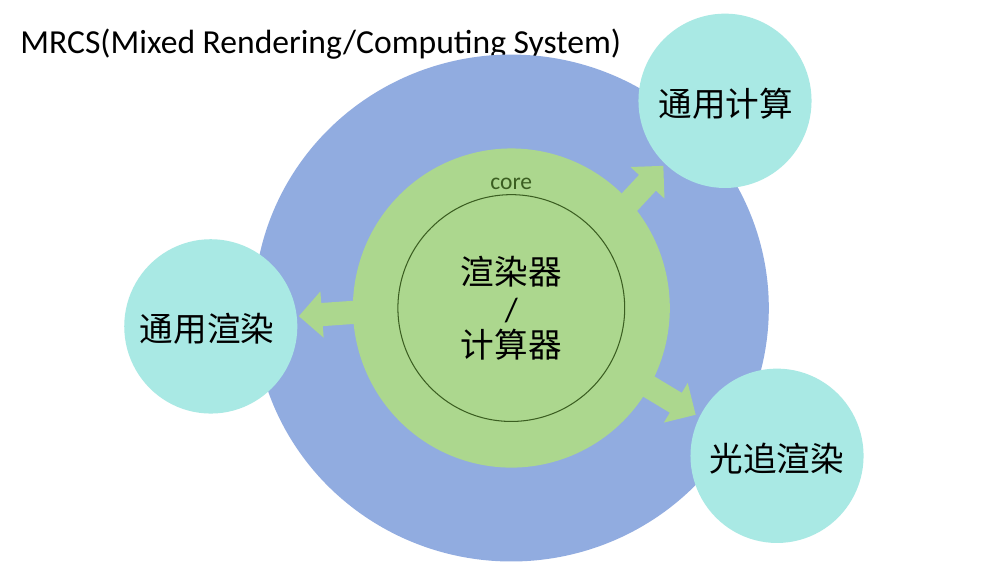
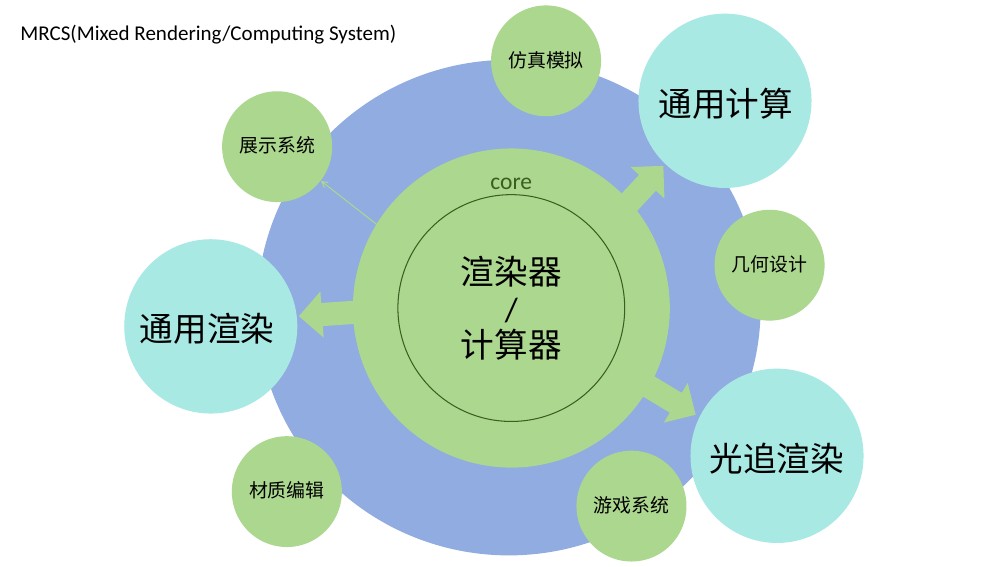
Before and after one commit to vilyLei/voxwebgpu, a slide deck: slide 5 of src/voxgpu/gpu/helper.pptx. Drawn at 1008x567 pixels with LibreOffice and Linux fonts; fonts in the diff are those of the drawing. Boxes give left, top, right and bottom in pixels: in the first picture for what was removed or moved away, otherwise in the second. Text is boxed around its words. In the diff, an @@ line names an element or a change of style, - is before the commit and + after.

Commit message:
fix: improve the separate rendering pass function.

```diff
--- a/src/voxgpu/gpu/helper.pptx
+++ b/src/voxgpu/gpu/helper.pptx
@@ title "MRCS(Mixed Rendering/Computing System)" at box(20, 25, 396, 44): size 32 to 20 pt @@
@@ ellipse added at box(492, 5, 602, 116), fill #ACD78E @@
@@ text added at box(508, 51, 584, 69), 18 pt, text #000000 @@
+仿真模拟
@@ ellipse: place and size @@
-ellipse at box(254, 54, 769, 562)
+ellipse at box(257, 60, 761, 555)
@@ ellipse added at box(222, 91, 333, 203), fill #ACD78E @@
@@ text added at box(239, 136, 315, 154), 18 pt, text #000000 @@
+展示系统
@@ arrow added from (380, 228) to (321, 181), #ACD78E 1 pt @@
@@ ellipse added at box(715, 209, 825, 321), fill #ACD78E @@
@@ text added at box(732, 255, 808, 273), 18 pt, text #000000 @@
+几何设计
@@ ellipse added at box(232, 436, 343, 547), fill #ACD78E @@
@@ ellipse added at box(576, 451, 687, 562), fill #ACD78E @@
@@ text added at box(249, 481, 325, 499), 18 pt, text #000000 @@
+材质编辑
@@ text added at box(594, 496, 670, 514), 18 pt, text #000000 @@
+游戏系统
```
Also in this commit, not shown: 28 other files.
